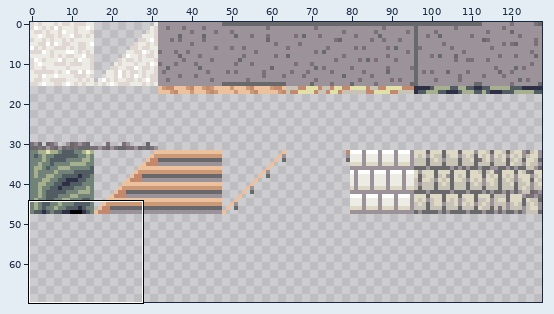
A sprite sheet gets an edit: Tilesets/building.png. The first picture is a wide view before the edit; the outline marks the close-up.
Close-up. Before the commit:
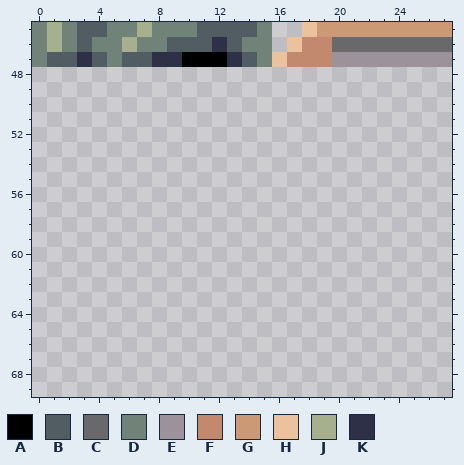
The file is 128x128 pixels. Shown: x 0..27, y 45..69. The wide view leaves out empty margins.
Palette (. is transparent): A #000000  B #515d63  C #69696c  D #718279  E #9c929a  F #c2896e  G #cc9976  H #ecc29e  J #a6af8e  K #2e3047
Pixels before, first column x 0:
45 DJDBBDDJDDDBBBBD..HGGGGGGGGG
46 DJDBDDJDDBBBKBDD.HFFCCCCCCCC
47 DBBKBDBBKKAAAKBDHFFFEEEEEEEE
The result:
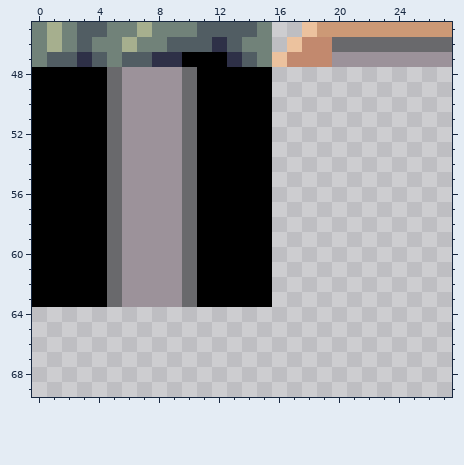
What changed:
y 48..63: x 0..15 ................ -> AAAAACEEEECAAAAA
Where, in picture pixels (left, top, right, bottom), the same in both close-ups:
added: (32, 67, 272, 307)
